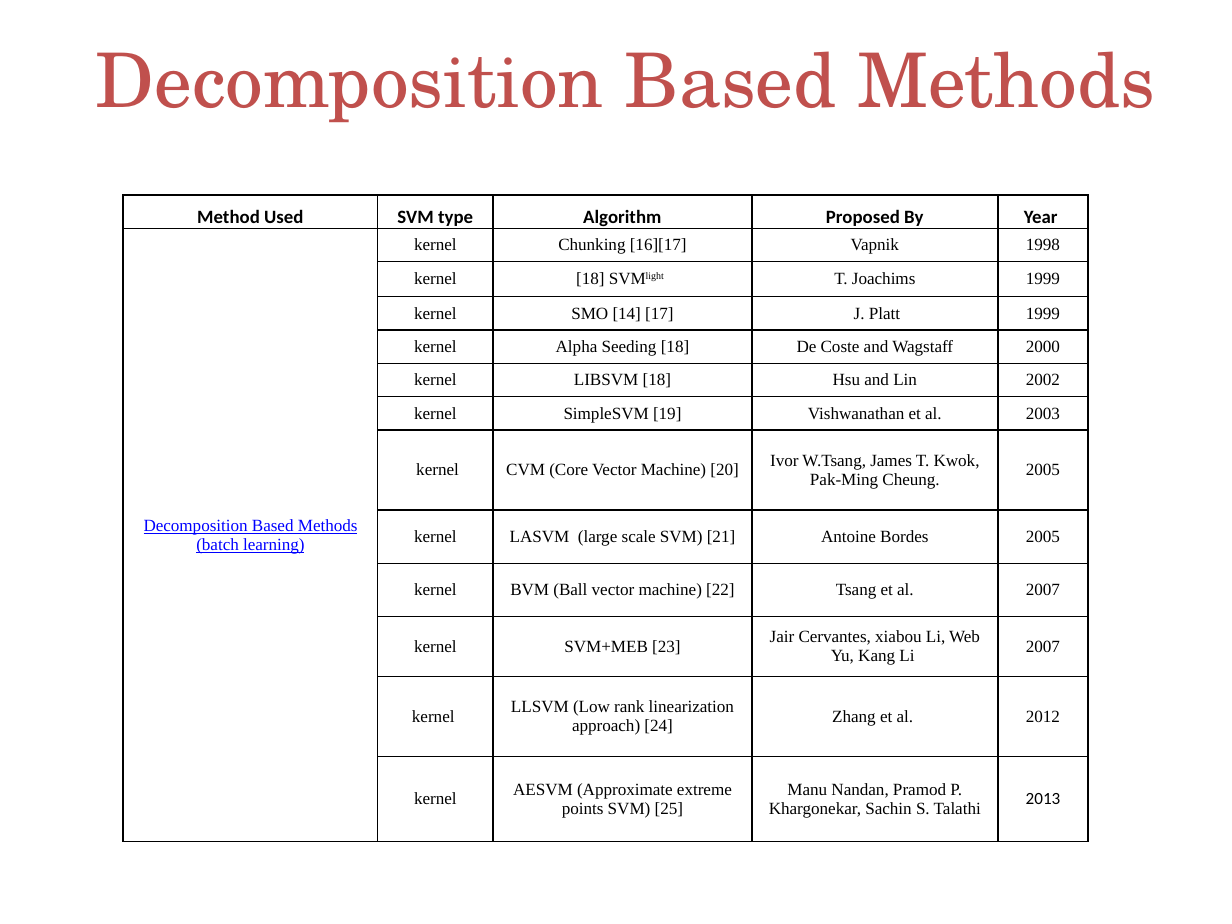
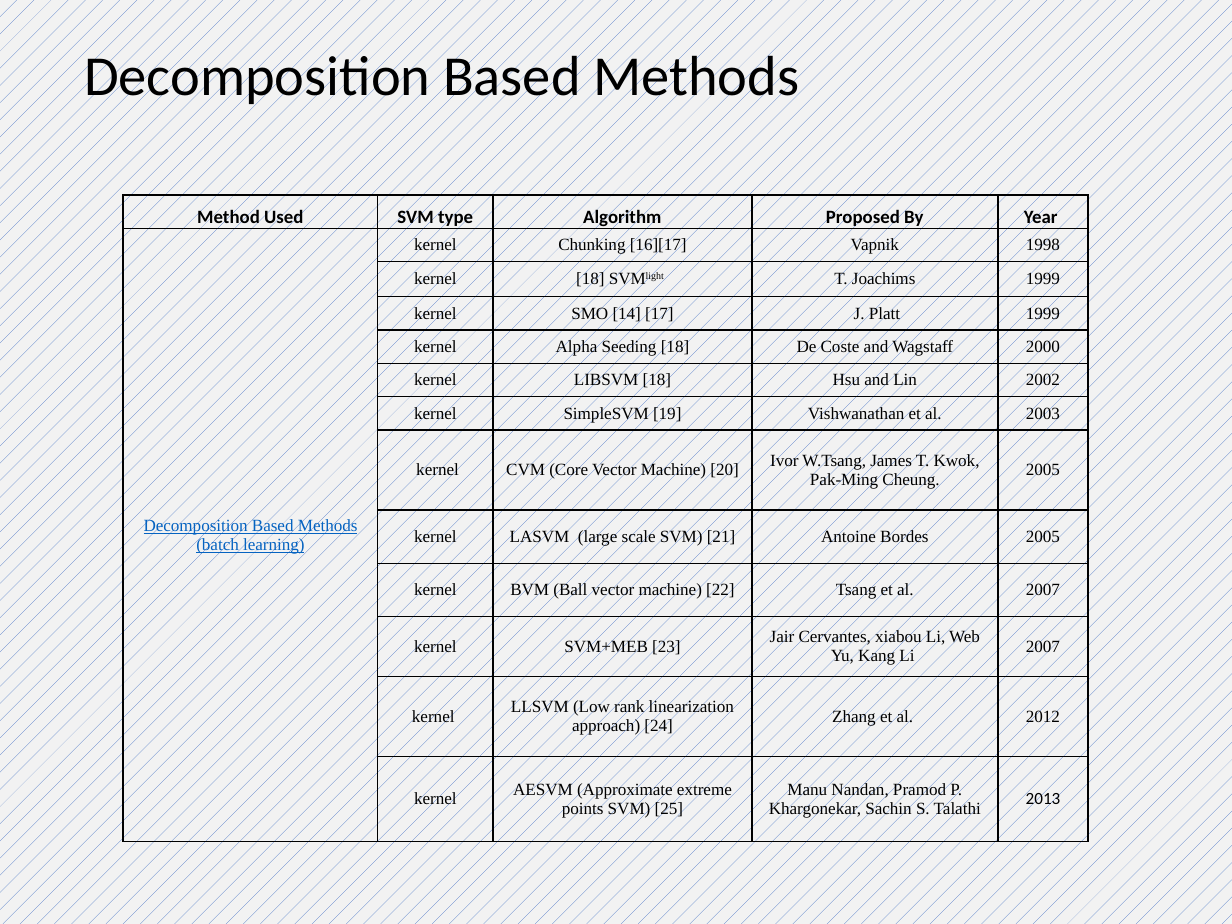
Before and after one commit to Shah-Aayush/semester-5-materials, a slide deck: slide 39 of ML - Machine Learning/Notes/swatiSVM for class.pptx. Drawn at 1232x924 pixels with LibreOffice and Linux fonts; fonts in the diff are those of the drawing; background and template pictures are left out. Boxes give left, top, right and bottom in pixels: in the first picture for what was removed or moved away, otherwise in the second. Text is boxed around its words. In the diff, an @@ line names an element or a change of style, - is before the commit and + after.

```diff
--- a/ML - Machine Learning/Notes/swatiSVM for class.pptx
+++ b/ML - Machine Learning/Notes/swatiSVM for class.pptx
@@ background picture (left out) to pattern #4472C4 on #F2F2F2 @@
@@ title "Decomposition Based Methods" at [84, 48, 799, 109]: size 44 to 33 pt, font TeX Gyre Schola to Calibri, text colour #C0504D to #000000; alignment centre to left; line spacing 1 to 0.9 @@
@@ table at [123, 195, 1089, 841] @@
@@ text colour #0000FF to #0563C1 in "Decomposition Based Methods (batch learning)" @@
```
Also in this commit, not shown: 52 other slides changed, 22 other files.
